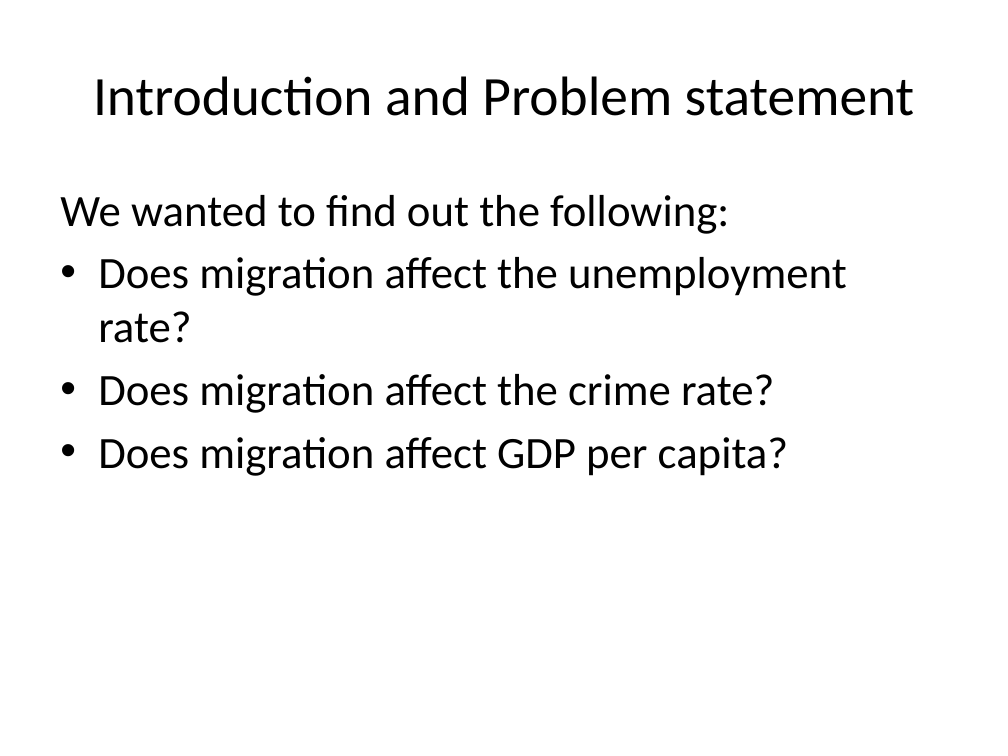
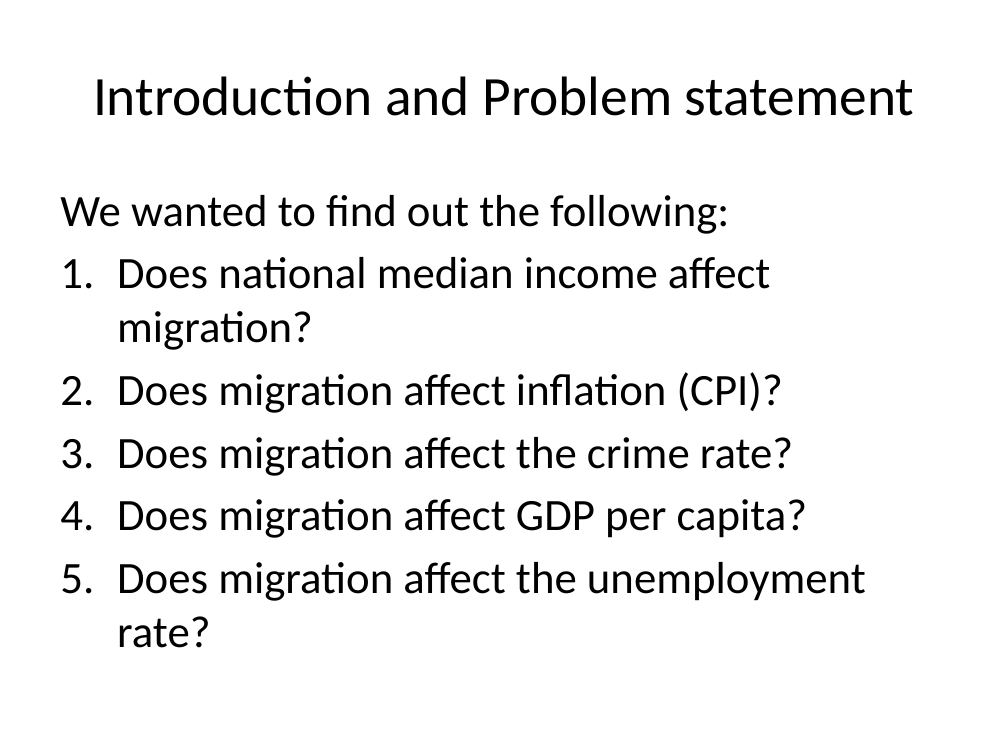
Before and after one commit to write2bobby/Project-1-Team-1, a slide deck: slide 3 of final/Project1team1jodyandrepurnimasambobby.pptx. Drawn at 1008x756 pixels with LibreOffice and Linux fonts; fonts in the diff are those of the drawing. Boxes give left, top, right and bottom in pixels: in the first picture for what was removed or moved away, otherwise in the second. Text is boxed around its words. In the diff, an @@ line names an element or a change of style, - is before the commit and + after.

```diff
--- a/final/Project1team1jodyandrepurnimasambobby.pptx
+++ b/final/Project1team1jodyandrepurnimasambobby.pptx
@@ text at box(117, 257, 783, 413): text changed @@
-• Does migration affect the unemployment rate?
+1. Does national median income affect migration?
+2. Does migration affect inflation (CPI)?
@@ text at box(117, 437, 808, 538): bullet • to 1. @@
@@ text at box(117, 562, 866, 648): paragraph added @@
+5. Does migration affect the unemployment rate?
```
Also in this commit, not shown: 3 other slides changed, 5 slides added, 4 slides removed, 2 other files.
